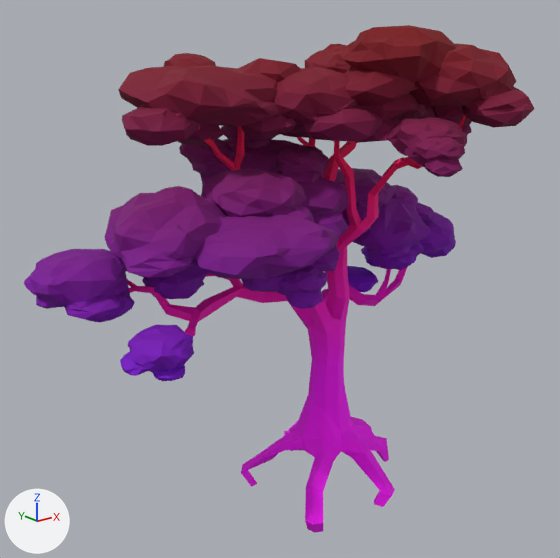
The glTF model assets/synty/synty-tree-large-01.gltf: old version first, new version second.
One viewpoint serves both versions: a camera (50 mm lens) standing at (-9.4, -10.29, 7.97) and looking at (-1.04, 0.15, 3.79). Lighting does not change. The marker at lower left points along +X, +Y and +Z. The older version comes first. Vertices at exactly the same position are counted once.

Before the edit, the objects in view are built like this:
```python
mat_lambert2 = bpy.data.materials.new('lambert2')
mat_lambert2.use_nodes = True; mat_lambert2.node_tree.nodes.clear()
_N = mat_lambert2.node_tree.nodes; _L = mat_lambert2.node_tree.links
n0 = _N.new('ShaderNodeBsdfPrincipled'); n0.name = 'Principled BSDF'
n0.inputs[2].default_value = 0.86  # 'Roughness'
n1 = _N.new('ShaderNodeOutputMaterial'); n1.name = 'Material Output'
n2 = _N.new('ShaderNodeVertexColor'); n2.name = 'Color Attribute'
_L.new(n0.outputs[0], n1.inputs[0])  # 'BSDF' to 'Surface'
_L.new(n2.outputs[0], n0.inputs[0])  # 'Color' to 'Base Color'
me_sm_tree_large_01 = bpy.data.meshes.new('SM_Tree_Large_01')
me_sm_tree_large_01.from_pydata(...)  # 6253 vertices, 12370 faces; spans x -5.34..3.96, y -2.87..2.55, z -0.7..8.14
me_sm_tree_large_01.materials.append(mat_lambert2)
ob_sm_tree_large_01 = bpy.data.objects.new('SM_Tree_Large_01', me_sm_tree_large_01)
ob_sm_tree_large_01.location = (0.0, 0.0, 0.0)
```
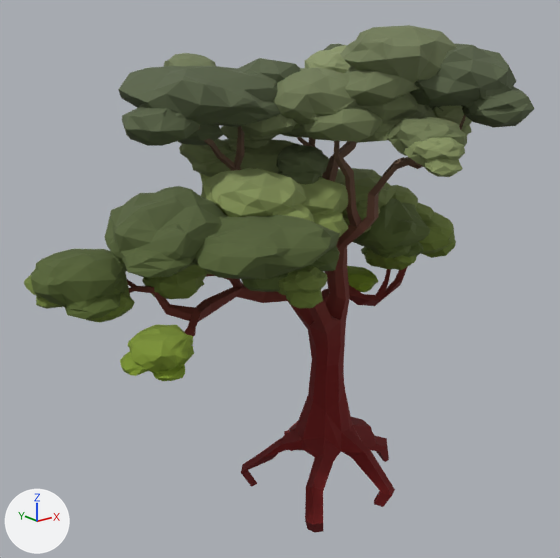
Pixel boxes [x1, y1, x2, y2] of what changed, in the pictures (560 x 558 px):
'SM_Tree_Large_01', surface changed, recoloured: [24, 25, 534, 533] in both
part 1 of me_sm_tree_large_01, recoloured (purple to green): [24, 175, 456, 381] in both
part 2 of me_sm_tree_large_01, recoloured: [111, 25, 534, 233] in both
part 3 of me_sm_tree_large_01, recoloured (pink to red): [241, 267, 407, 533] in both
part 4 of me_sm_tree_large_01, recoloured: [127, 138, 423, 336] in both

What changed in the scene script:
```text
Add img_image_0:
    img_image_0 = load_image('Image_0', '_unpacked/Image_0', 512, 512, 'sRGB')
Change mat_lambert2:
    add n3 = _N.new('ShaderNodeMix'); n3.name = 'Mix'
    add n3.data_type = 'RGBA'
    add n3.blend_type = 'MULTIPLY'
    add n3.inputs[0].default_value = 1.0  # 'Factor'
    add n4 = _N.new('ShaderNodeTexImage'); n4.name = 'Image Texture'
    add n4.image = img_image_0
    where n2 = _N.new('ShaderNodeVertexColor'); n2.name = 'Color Attribute'
    where n0 = _N.new('ShaderNodeBsdfPrincipled'); n0.name = 'Principled BSDF'
    remove _L.new(n2.outputs[0], n0.inputs[0])  # 'Color' to 'Base Color'
    add _L.new(n3.outputs[2], n0.inputs[0])  # 'Result' to 'Base Color'
    add _L.new(n2.outputs[0], n3.inputs[7])  # 'Color' to 'B'
    add _L.new(n4.outputs[0], n3.inputs[6])  # 'Color' to 'A'
Change me_sm_tree_large_01:
    where me_sm_tree_large_01.from_pydata(...)  # 6253 vertices, 12370 faces; spans x -5.34..3.96, y -2.87..2.55, z -0.7..8.14
    used by ob_sm_tree_large_01; location = (0.0, 0.0, 0.0)
    me_sm_tree_large_01 part 1: 5359 faces centred in x -5.32..3.93, y -1.86..2.53, z 2.7..5.24 are repainted in the vertex colours; the middle colour goes from purple #7a009b to green #f1ffac
    me_sm_tree_large_01 part 2: 6075 faces centred in x -4.08..2.47, y -2.84..2.5, z 5.23..8.12 are repainted in the vertex colours; the middle colour goes from dark red #7a0041 to white #fdfff1
    me_sm_tree_large_01 part 3: 381 faces centred in x -1.44..2.51, y -1.53..1.53, z -0.69..3.23 are repainted in the vertex colours; the middle colour goes from pink #ff00ff to red #ff0000
    me_sm_tree_large_01 part 4: 555 faces centred in x -4.71..3.02, y -2.16..1.87, z 3.25..6.14 are repainted in the vertex colours; the middle colour goes from pink #ff00a1 to pink #ffa5a5
```
